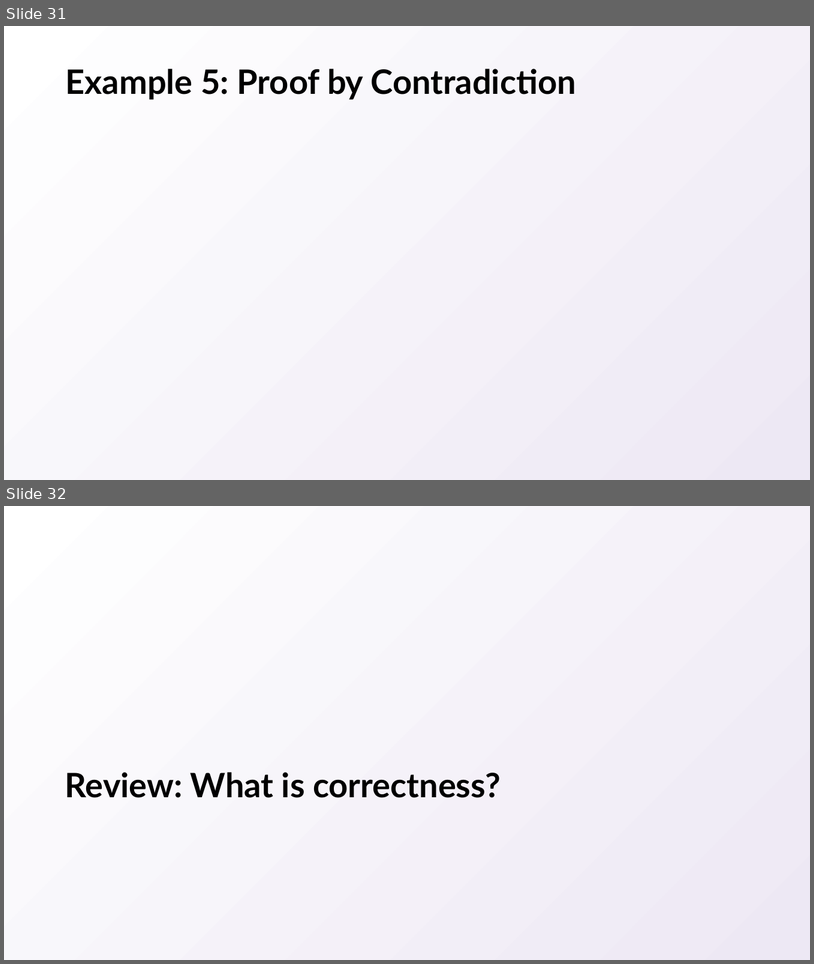
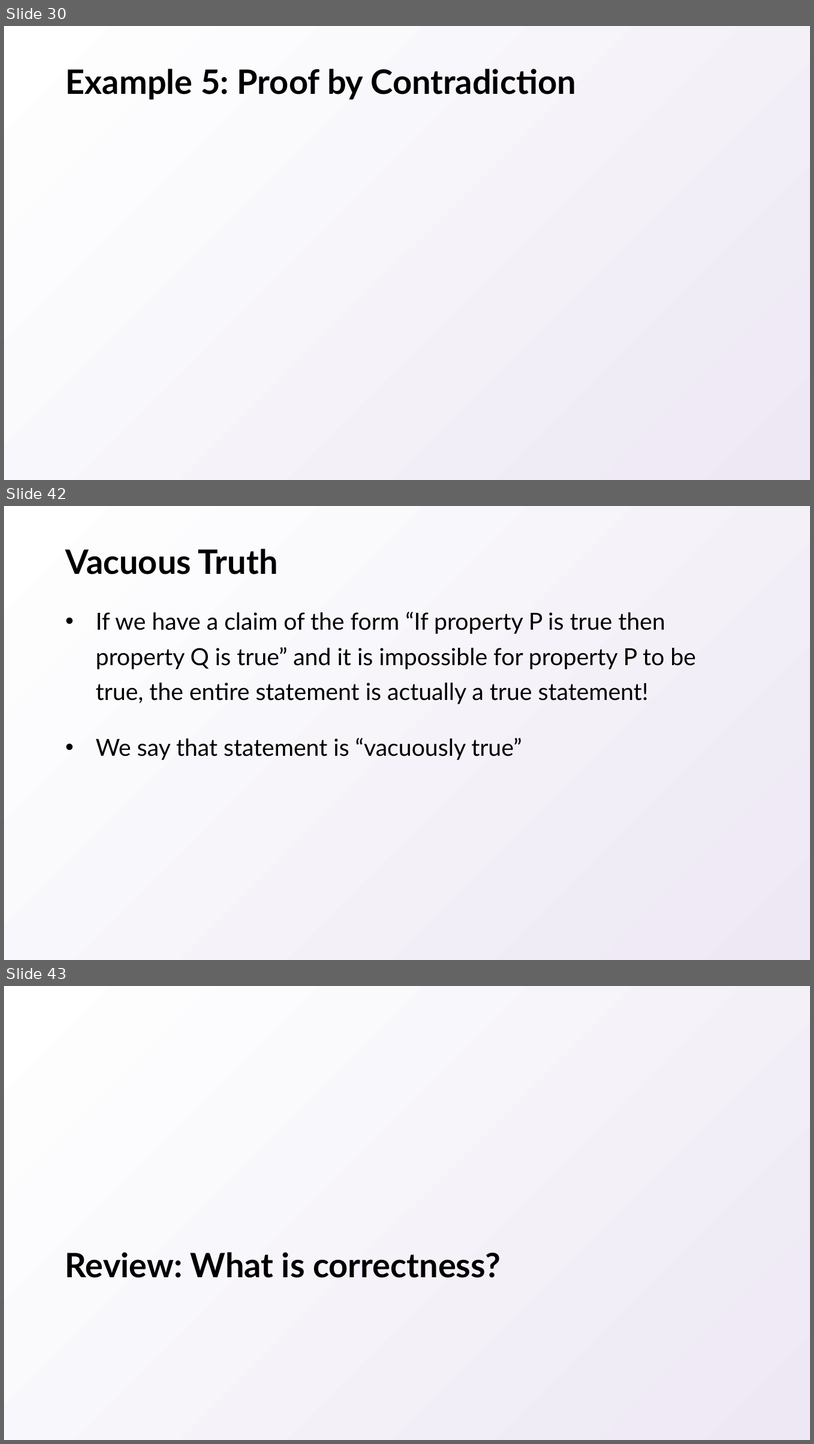
Before and after one commit to natebrunelle/cse417, a slide deck: markdown/files/slides/03.pptx. Shown one above the other, each under a label of ours: slides 31 and 32 before the commit, slides 30, 42 and 43 after it; the slides between them are not shown. The pictures are 814x964 and 814x1444 pixels, drawn with LibreOffice and Linux fonts; fonts in the diff are those of the drawing; grey boxes stand for pictures. Boxes give left, top, right and bottom in pixels: in the first picture for what was removed or moved away, otherwise in the second. Text is boxed around its words. In the diff, an @@ line names an element or a change of style, - is before the commit and + after.

```diff
--- a/markdown/files/slides/03.pptx
+++ b/markdown/files/slides/03.pptx
@@ slide 42 added at (4,506,810,960), background gradient #FFFFFF to #EDE8F4 @@
@@ title added at (65,549,278,574), 40 pt, text #000000, bold @@
+Vacuous Truth
@@ text added at (96,612,696,760), 28 pt, text #000000 @@
+• If we have a claim of the form “If property P is true then property Q is true” and it is impossible for property P to be true, the entire statement is actually a true statement!
+• We say that statement is “vacuously true”
@@ what was slide 31 is now slide 30 @@
@@ what was slide 32 is now slide 43 @@
```
Also in this commit, not shown: 5 slides changed, 10 other slides added, 2 other files.
